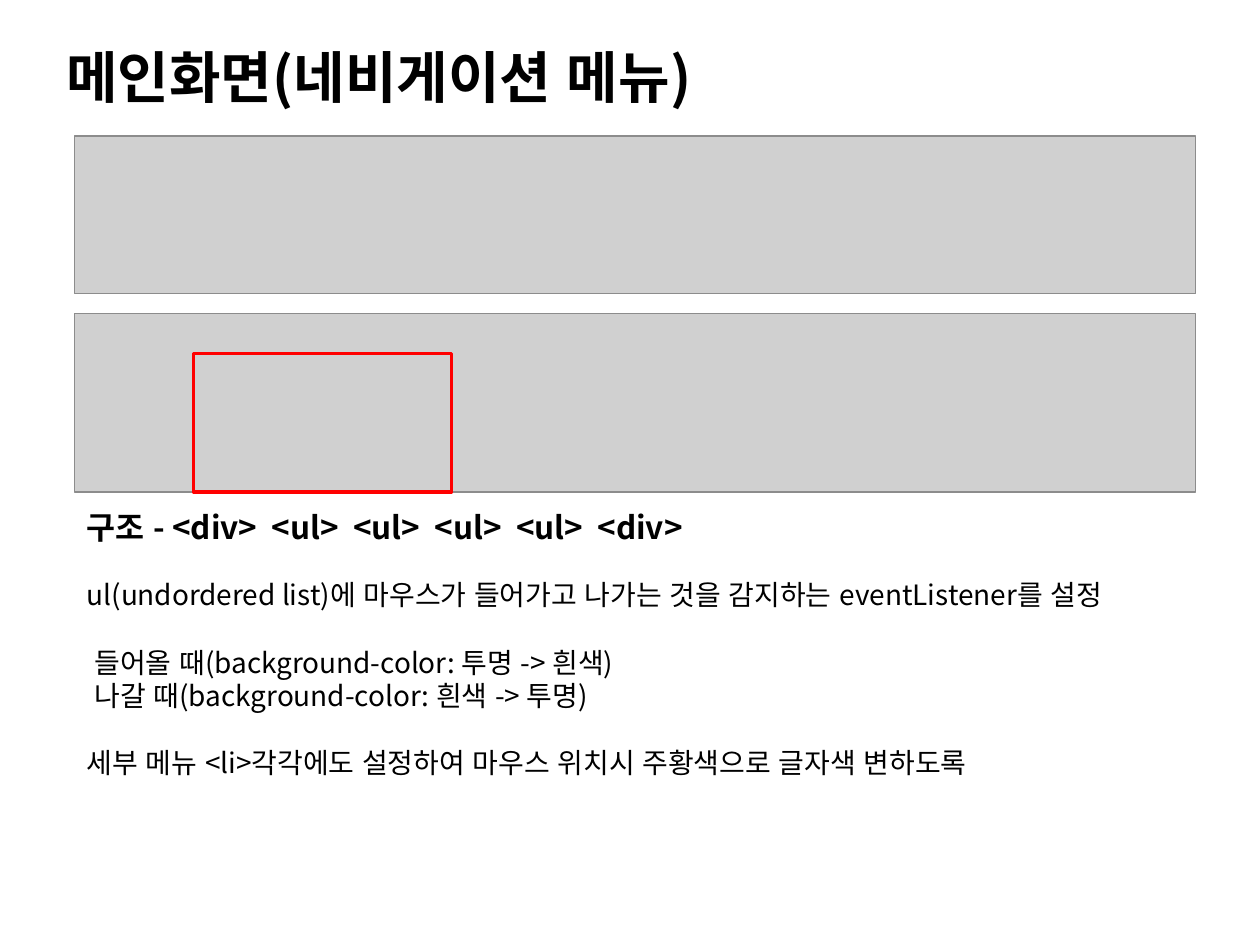
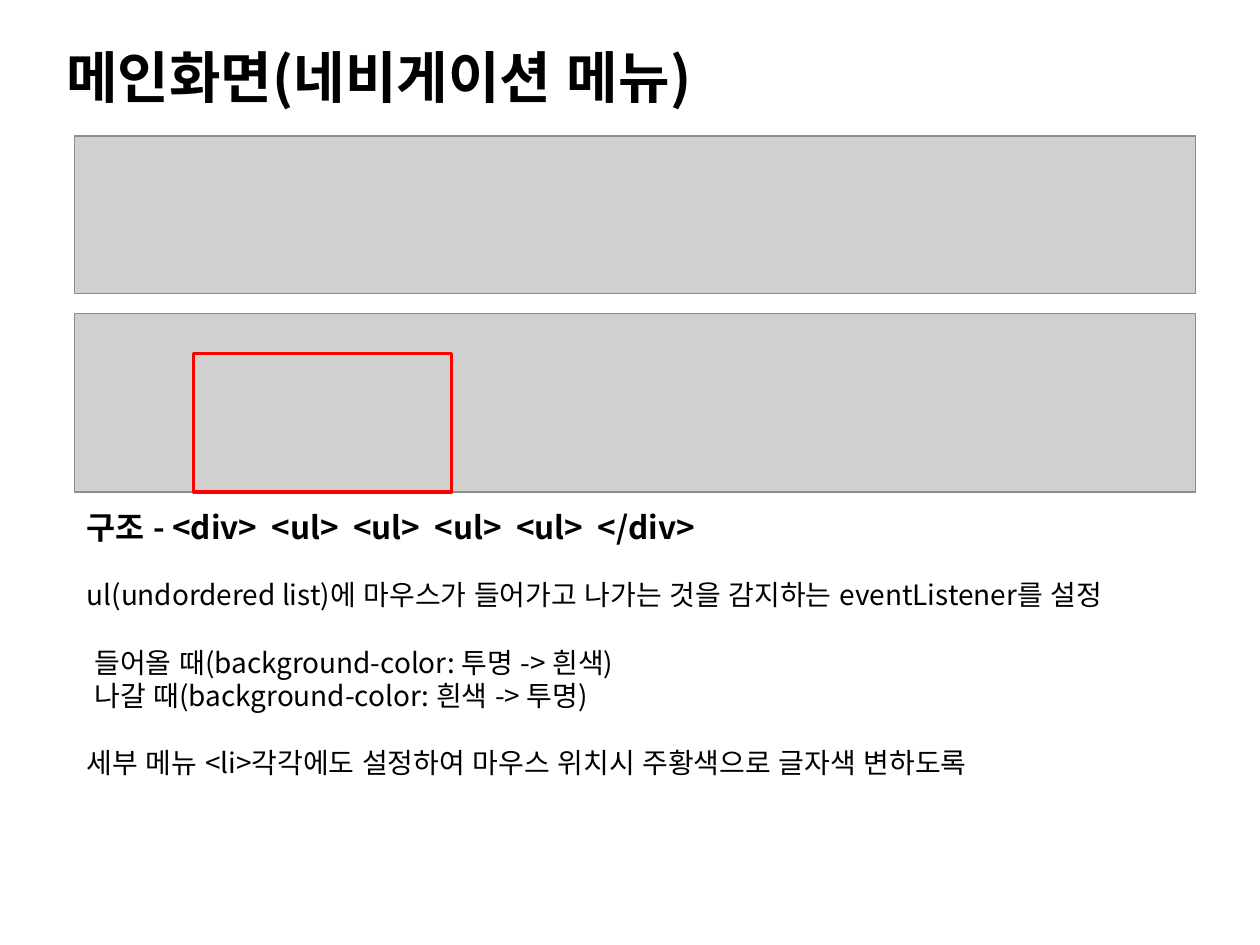
Before and after one commit to ezenteam2/TripMate, a slide deck: slide 2 of gr2_lhj/메인화면_일반회원 관리.pptx. Drawn at 1260x945 pixels with LibreOffice and Linux fonts; fonts in the diff are those of the drawing; grey boxes stand for pictures. Boxes give left, top, right and bottom in pixels: in the first picture for what was removed or moved away, otherwise in the second. Text is boxed around its words. In the diff, an @@ line names an element or a change of style, - is before the commit and + after.

```diff
--- a/gr2_lhj/메인화면_일반회원 관리.pptx
+++ b/gr2_lhj/메인화면_일반회원 관리.pptx
@@ text at [87,513,694,545]: text changed @@
-구조 - <div> <ul> <ul> <ul> <ul> <div>
+구조 - <div> <ul> <ul> <ul> <ul> </div>
```
Also in this commit, not shown: 1 other slide changed, 3 slides added, 1 slide removed, 8 other files.
